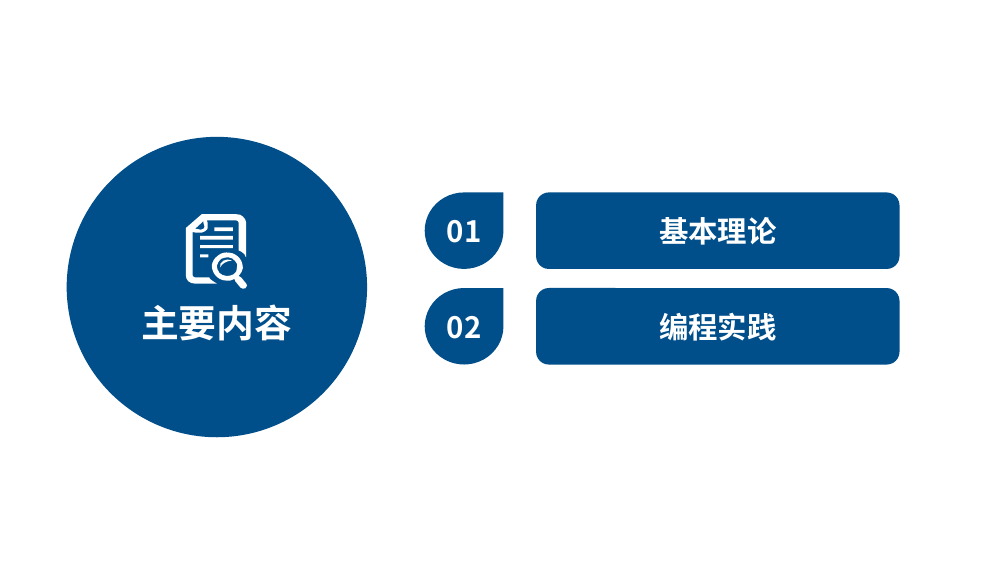
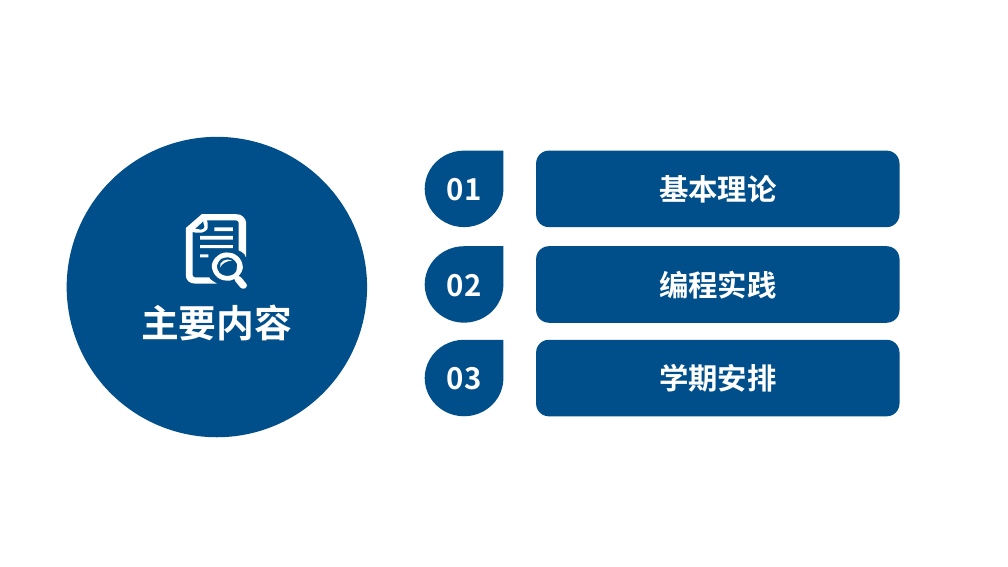
Before and after one commit to cancanword-newnew/daily_learning_notes, a slide deck: slide 2 of operations_Research/运筹优化汇报.pptx. Drawn at 1008x567 pixels with LibreOffice and Linux fonts; fonts in the diff are those of the drawing; background and template pictures are left out. Boxes give left, top, right and bottom in pixels: in the first picture for what was removed or moved away, otherwise in the second. Text is boxed around its words. In the diff, an @@ line names an element or a change of style, - is before the commit and + after.

```diff
--- a/operations_Research/运筹优化汇报.pptx
+++ b/operations_Research/运筹优化汇报.pptx
@@ teardrop "01": place and size @@
-teardrop "01" at bbox=[425, 193, 504, 269]
+teardrop "01" at bbox=[425, 150, 504, 227]
@@ rounded rectangle "基本理论": place and size @@
-rounded rectangle "基本理论" at bbox=[536, 193, 900, 269]
+rounded rectangle "基本理论" at bbox=[536, 150, 900, 227]
@@ teardrop "02": place and size @@
-teardrop "02" at bbox=[425, 288, 504, 364]
+teardrop "02" at bbox=[425, 247, 504, 323]
@@ rounded rectangle "编程实践": place and size @@
-rounded rectangle "编程实践" at bbox=[536, 288, 900, 364]
+rounded rectangle "编程实践" at bbox=[536, 247, 900, 323]
@@ teardrop added at bbox=[425, 340, 504, 416], fill #004F8A, 28 pt, text #FFFFFF, bold @@
+03
@@ rounded rectangle added at bbox=[536, 340, 900, 416], fill #004F8A, 28 pt, text #FFFFFF, bold @@
+学期安排
```
Also in this commit, not shown: 11 other slides changed, 5 slides added, 1 slide removed, 1 other file.
